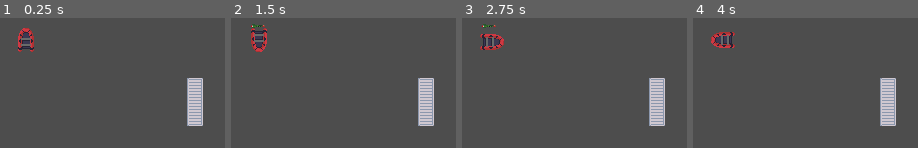
Above: before the commit, frames 1-4 (left to right).
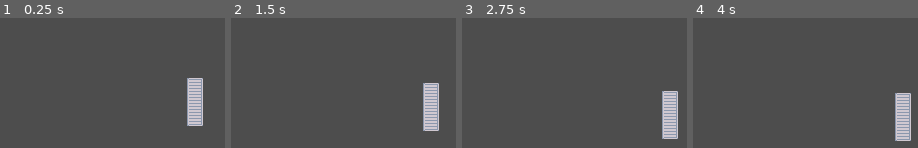
Above: after the commit, the same moments.

Repository: andr462c/Pirates
Game: Godot game, scene res://main.tscn
Two runs of this game, one before a commit and one after it. Both use one fixed random seed, a clock stepped at 60 frames per second and the inputs below.
Inputs:
- Up to frame 1 (0.25 s): no input
- Up to frame 2 (1.5 s): tap Enter at 0.5 s; hold Right (ui_right) 0.53-1.28 s; hold Space (key_shoot) 0.53-1.28 s; hold Down (ui_down) from 1.28 s (still down); tap Space (key_shoot) at 1.35 s
- Up to frame 3 (2.75 s): release Down (ui_down) at 2.03 s; hold Right (ui_right) from 2.03 s (still down); hold Space (key_shoot) from 2.03 s (still down)
- Up to frame 4 (4 s): release Right (ui_right) at 2.78 s; release Space (key_shoot) at 2.78 s; hold Up (ui_up) 2.78-3.53 s; tap Space (key_shoot) at 2.85 s; hold Left (ui_left) from 3.53 s (still down); hold Space (key_shoot) from 3.53 s (still down)

The runs differ from the first frame. In frame 1, 0.9% of the frame differs, in the area x 8-16%, y 7-27%; in frame 2, 4.0%; in frame 3, 5.8%; in frame 4, 6.0%, in the area x 8-97%, y 10-95%.

Commit message:
merge conflicts lol

Diff:
--- a/main.tscn
+++ b/main.tscn
@@ -1,12 +1,16 @@
-[gd_scene load_steps=3 format=3 uid="uid://cck4qlq0k31d2"]
+[gd_scene load_steps=4 format=3 uid="uid://cck4qlq0k31d2"]
 
 [ext_resource type="PackedScene" uid="uid://b7y3wycwnie7d" path="res://objects/playerboat.tscn" id="1_mah4u"]
 [ext_resource type="PackedScene" uid="uid://qkj8cirhlbuu" path="res://objects/obstacles/container.tscn" id="2_yniep"]
+[ext_resource type="PackedScene" uid="uid://uwpeen6i7ycy" path="res://objects/env_controler.tscn" id="3_c5qxq"]
 
 [node name="Main" type="Node2D"]
 
 [node name="Playerboat" parent="." instance=ExtResource("1_mah4u")]
 position = Vector2(125, 88)
+gravity_scale = 1.0
 
 [node name="Container" parent="." instance=ExtResource("2_yniep")]
 position = Vector2(294, 150)
+
+[node name="EnvControler" parent="." instance=ExtResource("3_c5qxq")]
--- /dev/null
+++ b/objects/env_controler.gd
@@ -0,0 +1,18 @@
+extends Node2D
+
+var time = 0
+# Called when the node enters the scene tree for the first time.
+func _ready():
+	pass # Replace with function body.
+
+
+# Called every frame. 'delta' is the elapsed time since the previous frame.
+func _process(delta):
+	time += delta
+	# "physics/2d/default_gravity" is what you have copied
+	# Set the default gravity direction to `Vector2(0, 1)`.
+	# Set the default gravity strength to 980.
+	var force = sin(time)*50
+	PhysicsServer2D.area_set_param(get_viewport().find_world_2d().space, PhysicsServer2D.AREA_PARAM_GRAVITY, force)
+	print(force)
+	PhysicsServer2D.area_set_param(get_viewport().find_world_2d().space, PhysicsServer2D.AREA_PARAM_GRAVITY_VECTOR, Vector2(1,1).normalized())
--- /dev/null
+++ b/objects/env_controler.tscn
@@ -0,0 +1,7 @@
+[gd_scene load_steps=2 format=3 uid="uid://uwpeen6i7ycy"]
+
+[ext_resource type="Script" path="res://objects/env_controler.gd" id="1_fyft7"]
+
+[node name="EnvControler" type="Node2D"]
+position = Vector2(-1, 0)
+script = ExtResource("1_fyft7")
--- a/objects/obstacles/container.tscn
+++ b/objects/obstacles/container.tscn
@@ -3,13 +3,13 @@
 [ext_resource type="Texture2D" uid="uid://bjpnmmnr0x28n" path="res://assets/boat/container.png" id="1_r6guj"]
 
 [sub_resource type="RectangleShape2D" id="RectangleShape2D_n5x36"]
-size = Vector2(24, 48)
+size = Vector2(16, 48)
 
 [node name="Container" type="Node2D"]
 
 [node name="RigidBody2D" type="RigidBody2D" parent="."]
 mass = 800.0
-gravity_scale = 0.0
+gravity_scale = 0.5
 linear_damp = 2.0
 angular_damp = 2.0
 
--- a/objects/playerboat.gd
+++ b/objects/playerboat.gd
@@ -2,8 +2,8 @@
 
 var speed = Vector2(0,0)
 var max_speed = 150
-@export var acceleration = 50
-var direction = 0
+@export var acceleration = 500000
+var direction = Vector2(1,0)
 var target_direction = Vector2(0,0)
 var brake_factor = 2.0
 var sprite: Sprite2D
@@ -16,6 +16,7 @@
 # Called when the node enters the scene tree for the first time.
 func _ready():
 	sprite = $Sprite2D
+	gravity_scale = 0
 	#weapons.append($Ak47)
 	#weapons.append($Shotgun)
 	weapons.append($Rpg)
--- a/objects/playerboat.tscn
+++ b/objects/playerboat.tscn
@@ -3,8 +3,7 @@
 [ext_resource type="Script" path="res://objects/playerboat.gd" id="1_nphoy"]
 [ext_resource type="Texture2D" uid="uid://d4ixbobcprqbj" path="res://assets/boat/rubberboat.png" id="2_0x2yp"]
 [ext_resource type="PackedScene" uid="uid://c75bvt1bu8dpu" path="res://objects/weapons/ak47.tscn" id="3_aoqy5"]
-[ext_resource type="PackedScene" uid="uid://hiujdurwl4pj" path="res://objects/weapons/shotgun.tscn" id="4_d3rjd"]
-[ext_resource type="PackedScene" uid="uid://b2mr3djv2j5dk" path="res://objects/weapons/rpg.tscn" id="5_y4k28"]
+[ext_resource type="PackedScene" path="res://objects/weapons/shotgun.tscn" id="4_d3rjd"]
 
 [sub_resource type="CircleShape2D" id="CircleShape2D_qgfhq"]
 radius = 8.51469
@@ -14,7 +13,6 @@
 gravity_scale = 0.0
 linear_damp = 10.0
 script = ExtResource("1_nphoy")
-acceleration = 5000
 
 [node name="CollisionShape2D" type="CollisionShape2D" parent="."]
 shape = SubResource("CircleShape2D_qgfhq")
